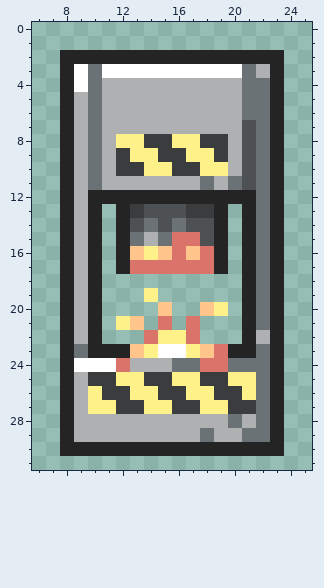
Pixel-art sprite, stored at Assets/Hangar/Upgrades/Press.png. The picture above was drawn from the file before the commit.
The file is 32x32 pixels. Shown: x 6..25, y 0..31.
Once edited:
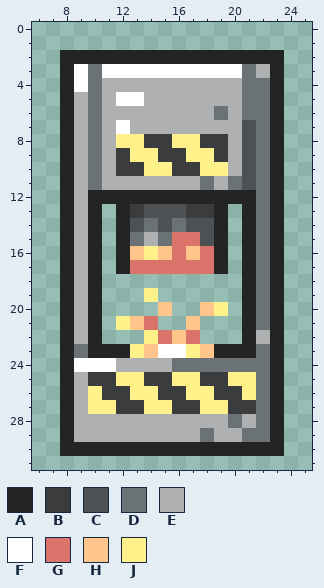
Palette (. is transparent): A #252424  B #3a3c3e  C #4d5154  D #6b7276  E #aeb0b2  F #ffffff  G #da736a  H #ffc58a  J #fff18a
Change:
Changed rows in their new state; - is an unchanged pixel.
first column x 12:
 5 FF------
 6 -------D
 7 F-------
first column x 12:
21 --G.-H--
22 --JGH---
23 -JH----A
24 E-----DD
Pixel boxes of the changes (left, top, right, bottom) in both pictures:
changed: (116, 92, 144, 134)
changed: (214, 106, 228, 120)
changed: (116, 316, 228, 372)
